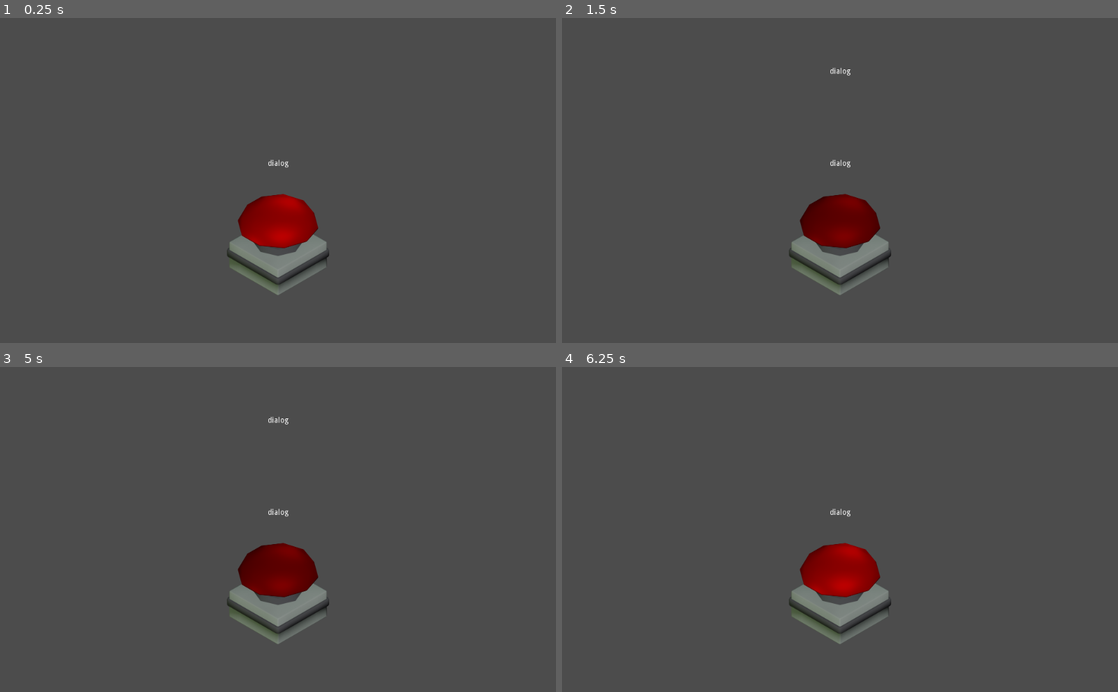
Above: before the commit, frames 1-4 (two rows, left to right).
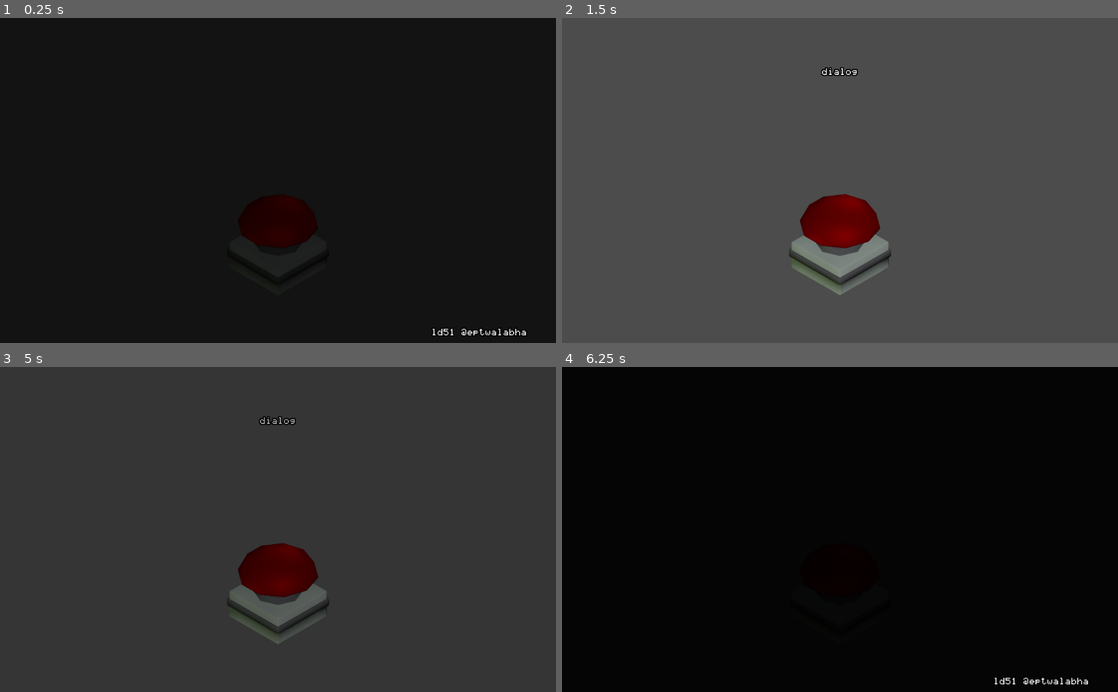
Above: after the commit, the same moments.

Repository: Eptwalabha/ld51
Game: Godot game, scene res://scenes/Game.tscn
Two runs of this game, one before a commit and one after it. Both use one fixed random seed, a clock stepped at 60 frames per second and the inputs below.
Inputs (mouse positions are in pixels of both pictures, inside the frame that each line leads up to):
- Up to frame 1 (0.25 s): no input
- Up to frame 2 (1.5 s): move the mouse to (840, 229) at 0.52 s; click (840, 229) at 0.67 s; move the mouse to (840, 222) at 1.27 s; click (840, 222) at 1.42 s
- Up to frame 3 (5 s): tap Enter at 2, 3.5 s; move the mouse to (333, 458) at 2.02 s; click (333, 458) at 2.17 s; tap Space at 2.75, 4.25 s; move the mouse to (250, 594) at 2.77 s; click (250, 594) at 2.92 s; move the mouse to (444, 578) at 3.52 s; click (444, 578) at 3.67 s; move the mouse to (111, 480) at 4.27 s; click (111, 480) at 4.42 s
- Up to frame 4 (6.25 s): move the mouse to (867, 529) at 5.02 s; click (867, 529) at 5.17 s; move the mouse to (756, 448) at 5.77 s; click (756, 448) at 5.92 s

The runs differ from the first frame. In frame 1, 100% of the frame differs, in the area x 0-100%, y 0-100%; in frame 2, 0.2%; in frame 3, 3.1%; in frame 4, 100%.

Commit message:
add theme + refacto

Diff:
--- /dev/null
+++ b/assets/fonts/font_mono.tres
@@ -0,0 +1,10 @@
+[gd_resource type="DynamicFont" load_steps=2 format=2]
+
+[ext_resource path="res://assets/fonts/mono.otf" type="DynamicFontData" id=1]
+
+[resource]
+size = 14
+outline_size = 2
+outline_color = Color( 0, 0, 0, 1 )
+use_filter = true
+font_data = ExtResource( 1 )
--- /dev/null
+++ b/assets/fonts/font_mono_bold.tres
@@ -0,0 +1,9 @@
+[gd_resource type="DynamicFont" load_steps=2 format=2]
+
+[ext_resource path="res://assets/fonts/mono.otf" type="DynamicFontData" id=1]
+
+[resource]
+outline_size = 2
+outline_color = Color( 0, 0, 0, 1 )
+use_filter = true
+font_data = ExtResource( 1 )
--- a/project.godot
+++ b/project.godot
@@ -19,6 +19,11 @@
 "language": "GDScript",
 "path": "res://scenes/item/ButtonStick.gd"
 }, {
+"base": "Control",
+"class": "Fade",
+"language": "GDScript",
+"path": "res://scenes/ui/Fade.gd"
+}, {
 "base": "Node2D",
 "class": "TheButton",
 "language": "GDScript",
@@ -27,6 +32,7 @@
 _global_script_class_icons={
 "ButtonCap": "",
 "ButtonStick": "",
+"Fade": "",
 "TheButton": ""
 }
 
@@ -44,6 +50,7 @@
 
 common/drop_mouse_on_gui_input_disabled=true
 theme/custom="res://assets/game-theme.tres"
+theme/custom_font="res://assets/fonts/font_mono.tres"
 
 [importer_defaults]
 
--- a/scenes/Game.gd
+++ b/scenes/Game.gd
@@ -1,62 +1,65 @@
 extends Node2D
-
 
 signal completed(time)
 signal failed()
 
-var time : float = 0.0
+#var time : float = 0.0
+var remaining: float = 0.0
 var total_time : float = 0.0
+
 var game_started: bool = false
 var game_over: bool = false
+var press_count: int = 0
 
 onready var count_down : Label = $"%CountDown"
 onready var button : TheButton = $Button
+onready var fade : Fade = $CanvasLayer/Control/Fade
 
 export(float) var duration : float = 10.0
-export(float) var allowed_delta : float = .8
+export(float) var allowed_delta : float = 1.0
 
 func _ready() -> void:
 	count_down.hide()
 	button.light()
-	game_started = false
-	game_over = false
-	time = 0.0
-	total_time = 0.0
+	fade.fade_in()
 
 func _process(delta: float) -> void:
 	if !game_started or game_over:
 		return
-	var remaining : float = duration - time
 
-	if remaining < 0:
+	if remaining <= 0:
 		button.light()
 		if abs(remaining) > allowed_delta :
 			remaining = allowed_delta
 			game_over()
-		update_count_down("-", abs(remaining))
-	else:
-		update_count_down("", remaining)
+	update_count_down()
+	remaining -= delta
 
-	time += delta
-
-func update_count_down(count_sign: String, remaining: float) -> void:
-	var second : int = int(floor(remaining))
-	var milli : int = int(100.0 * fmod(remaining, 1.0))
-	count_down.text = "%s %s.%s" % [count_sign, second, milli]
+func update_count_down() -> void:
+	var count_sign : String = "" if remaining > 0 else "-"
+	var second : int = int(floor(abs(remaining)))
+	var milli : int = int(100.0 * fmod(abs(remaining), 1.0))
+	count_down.text = "%s%s.%s" % [count_sign, second, milli]
 
 func _on_Button_clicked() -> void:
+	press_count += 1
 	if !game_started:
-		button.reset()
-		game_over = false
-		count_down.visible = true
-		game_started = true
+		start_game()
 	else:
-		var remaining : float = time - duration
-		if remaining >= 0.0 and remaining <= allowed_delta:
-			button.reset()
-			time = 0.0
+		if remaining <= 0 and (abs(remaining) <= allowed_delta):
+			next_level()
 		else:
 			game_over()
+
+func start_game() -> void:
+	$CanvasLayer/Control/Eptwalabha.visible = false
+	next_level()
+
+func next_level() -> void:
+	game_started = true
+	button.reset()
+	remaining = duration
+	count_down.visible = true
 
 func game_over() -> void:
 	game_over = true
@@ -64,3 +67,6 @@
 
 func _on_AnimationPlayer_animation_finished(anim_name: String) -> void:
 	get_tree().change_scene("res://scenes/Game.tscn")
+
+func _on_Fade_finished(fade_in: bool) -> void:
+	pass
--- a/scenes/Game.tscn
+++ b/scenes/Game.tscn
@@ -1,9 +1,10 @@
-[gd_scene load_steps=7 format=2]
+[gd_scene load_steps=8 format=2]
 
 [ext_resource path="res://scenes/Game.gd" type="Script" id=1]
 [ext_resource path="res://scenes/item/Button.tscn" type="PackedScene" id=2]
 [ext_resource path="res://assets/sound/booing-crowd.mp3" type="AudioStream" id=3]
 [ext_resource path="res://assets/sound/loosing.mp3" type="AudioStream" id=4]
+[ext_resource path="res://scenes/ui/Fade.tscn" type="PackedScene" id=5]
 
 [sub_resource type="Animation" id=1]
 length = 0.001
@@ -34,7 +35,7 @@
 
 [sub_resource type="Animation" id=2]
 resource_name = "loose"
-length = 5.0
+length = 5.5
 tracks/0/type = "value"
 tracks/0/path = NodePath("Loose:playing")
 tracks/0/interp = 1
@@ -59,6 +60,20 @@
 "update": 1,
 "values": [ true ]
 }
+tracks/2/type = "method"
+tracks/2/path = NodePath("CanvasLayer/Control/Fade")
+tracks/2/interp = 1
+tracks/2/loop_wrap = true
+tracks/2/imported = false
+tracks/2/enabled = true
+tracks/2/keys = {
+"times": PoolRealArray( 4 ),
+"transitions": PoolRealArray( 1 ),
+"values": [ {
+"args": [ false ],
+"method": "fade_out"
+} ]
+}
 
 [node name="Game" type="Node2D"]
 script = ExtResource( 1 )
@@ -77,14 +92,6 @@
 anchor_bottom = 1.0
 mouse_filter = 2
 
-[node name="Dialog" type="Label" parent="CanvasLayer/Control"]
-anchor_right = 1.0
-margin_top = 211.0
-margin_bottom = 328.0
-text = "dialog"
-align = 1
-valign = 1
-
 [node name="CountDown" type="Label" parent="CanvasLayer/Control"]
 unique_name_in_owner = true
 anchor_left = 0.5
@@ -94,6 +101,29 @@
 margin_right = 256.5
 margin_bottom = 158.0
 text = "dialog"
+align = 1
+valign = 1
+
+[node name="Fade" parent="CanvasLayer/Control" instance=ExtResource( 5 )]
+duration = 1.0
+
+[node name="Dialog" type="Label" parent="CanvasLayer/Control"]
+visible = false
+anchor_right = 1.0
+margin_top = 211.0
+margin_bottom = 328.0
+text = "dialog"
+align = 1
+valign = 1
+
+[node name="Eptwalabha" type="Label" parent="CanvasLayer/Control"]
+anchor_left = 1.0
+anchor_top = 1.0
+anchor_right = 1.0
+anchor_bottom = 1.0
+margin_left = -282.0
+margin_top = -38.0
+text = "ld51 @eptwalabha"
 align = 1
 valign = 1
 
@@ -111,4 +141,5 @@
 position = Vector2( 512, 460 )
 
 [connection signal="clicked" from="Button" to="." method="_on_Button_clicked"]
+[connection signal="finished" from="CanvasLayer/Control/Fade" to="." method="_on_Fade_finished"]
 [connection signal="animation_finished" from="AnimationPlayer" to="." method="_on_AnimationPlayer_animation_finished"]
--- a/scenes/item/ButtonCap.gd
+++ b/scenes/item/ButtonCap.gd
@@ -6,8 +6,8 @@
 export(bool) var visible_stick := false
 export(bool) var light_on := true
 
-onready var stick : Sprite = $Area2D/Stick
-onready var cap : Sprite = $Area2D/Cap
+onready var stick : Sprite = $Stick
+onready var cap : Sprite = $Cap
 onready var tween : Tween = $Tween
 
 func _ready() -> void:
--- a/scenes/item/ButtonCap.tscn
+++ b/scenes/item/ButtonCap.tscn
@@ -16,13 +16,14 @@
 [node name="CollisionPolygon2D" type="CollisionPolygon2D" parent="Area2D"]
 polygon = PoolVector2Array( -149, 0, -116, -61, -60, -92, 19, -101, 93, -78, 130, -34, 149, 25, 107, 72, 24, 99, -66, 92, -133, 52 )
 
-[node name="Stick" type="Sprite" parent="Area2D"]
+[node name="Stick" type="Sprite" parent="."]
 visible = false
-position = Vector2( 0, 57 )
+position = Vector2( 0, 7 )
 texture = ExtResource( 3 )
 
-[node name="Cap" type="Sprite" parent="Area2D"]
+[node name="Cap" type="Sprite" parent="."]
 modulate = Color( 0.627451, 0, 0, 1 )
+position = Vector2( 0, -50 )
 texture = ExtResource( 1 )
 
 [node name="Tween" type="Tween" parent="."]
--- /dev/null
+++ b/scenes/ui/Fade.gd
@@ -0,0 +1,33 @@
+class_name Fade
+extends Control
+
+signal finished(fade_in)
+
+export(float) var duration : float = 2.0
+
+onready var rect : ColorRect = $ColorRect
+onready var tween : Tween = $Tween
+
+func _enter_tree() -> void:
+	$ColorRect.color.a = 1.0
+
+func fade_in(instant : bool = false) -> void:
+	if instant:
+		rect.color.a = 0.0
+		emit_signal("finished")
+	else:
+		fade_from_to(1.0, 0.0)
+
+func fade_out(instant : bool = false) -> void:
+	if instant:
+		rect.color.a = 1.0
+		emit_signal("finished")
+	else:
+		fade_from_to(0.0, 1.0)
+
+func fade_from_to(alpha_from: float, alpha_to: float) -> void:
+	tween.interpolate_property(rect, 'color:a', alpha_from, alpha_to, duration)
+	tween.start()
+
+func _on_Tween_tween_all_completed() -> void:
+	emit_signal("finished", rect.color.a < 1.0)
--- /dev/null
+++ b/scenes/ui/Fade.tscn
@@ -0,0 +1,19 @@
+[gd_scene load_steps=2 format=2]
+
+[ext_resource path="res://scenes/ui/Fade.gd" type="Script" id=1]
+
+[node name="Fade" type="Control"]
+anchor_right = 1.0
+anchor_bottom = 1.0
+mouse_filter = 2
+script = ExtResource( 1 )
+
+[node name="ColorRect" type="ColorRect" parent="."]
+anchor_right = 1.0
+anchor_bottom = 1.0
+mouse_filter = 2
+color = Color( 0, 0, 0, 0 )
+
+[node name="Tween" type="Tween" parent="."]
+
+[connection signal="tween_all_completed" from="Tween" to="." method="_on_Tween_tween_all_completed"]
Binary file added: assets/fonts/mono.otf
